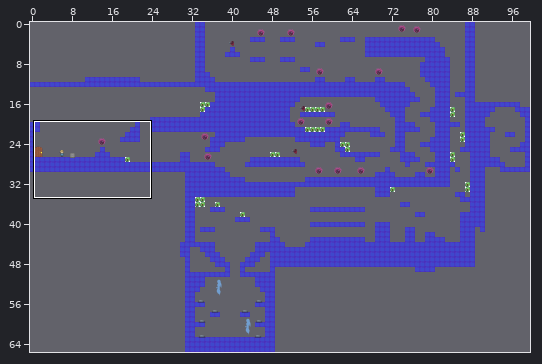
Tiled map: levels/Level2New.tmx. Above, an overview of the earlier version with the close-up marked.
Close-up. Before:
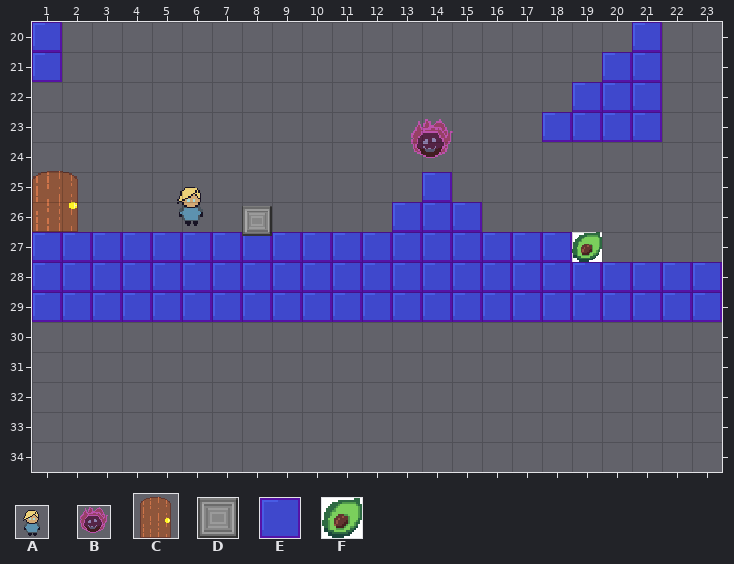
Cells are 20x20 px. Shown: x 1..23, y 20..34.
Key: from "Char": A 0 "Char_0", B 1 "Ghast_0", C 2 "world_door", D 11 "concrete"; from "tileset": E 1, F 2.
_ is an empty cell.
Objects are placed by their top-left corner, in cells (3,4 is the top-left corner of cell 3,4); size is 1x1 cell unless given.
Layer "Tile Layer 1" before, first column x 1:
20 E___________________E__
21 E__________________EE__
22 __________________EEE__
23 _________________EEEE__
24 _______________________
25 _____________E_________
26 ____________EEE________
27 EEEEEEEEEEEEEEEEEEF____
28 EEEEEEEEEEEEEEEEEEEEEEE
29 EEEEEEEEEEEEEEEEEEEEEEE
30 _______________________
31 _______________________
32 _______________________
33 _______________________
34 _______________________
Objects on layer "Characters" before:
B "Ghast_0" at 13.5,23.2 size 1.6x1.6
A "Char_0" at 5.5,25.3 size 1.6x1.6
C "world_door" at 0.7,24.8 size 2.2x2.2
D "concrete" at 8,26.1
The same view after the edit:
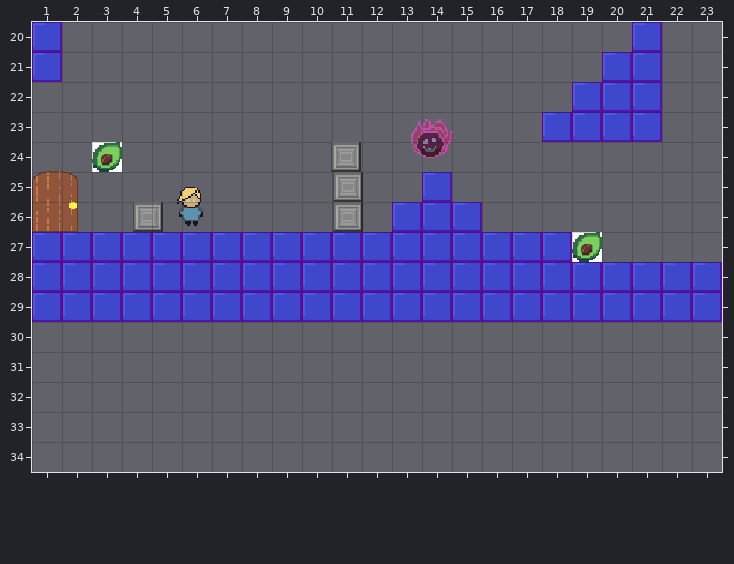
From old to new:
Changed rows in their new state; . is an unchanged cell.
Layer "Tile Layer 1":
first column x 3:
24 F
Layer "Characters":
added: D "BL_01" at 11,24
added: D "BL_01" at 11,25
added: D "BL_01" at 4.4,26
added: D "BL_01" at 11,26
removed: D "concrete" at 8,26.1
Where, in picture pixels (left, top, right, bottom), the same in both close-ups:
added: (92, 142, 122, 172)
added: (331, 142, 363, 232)
added: (133, 202, 163, 232)
removed: (242, 206, 272, 236)
